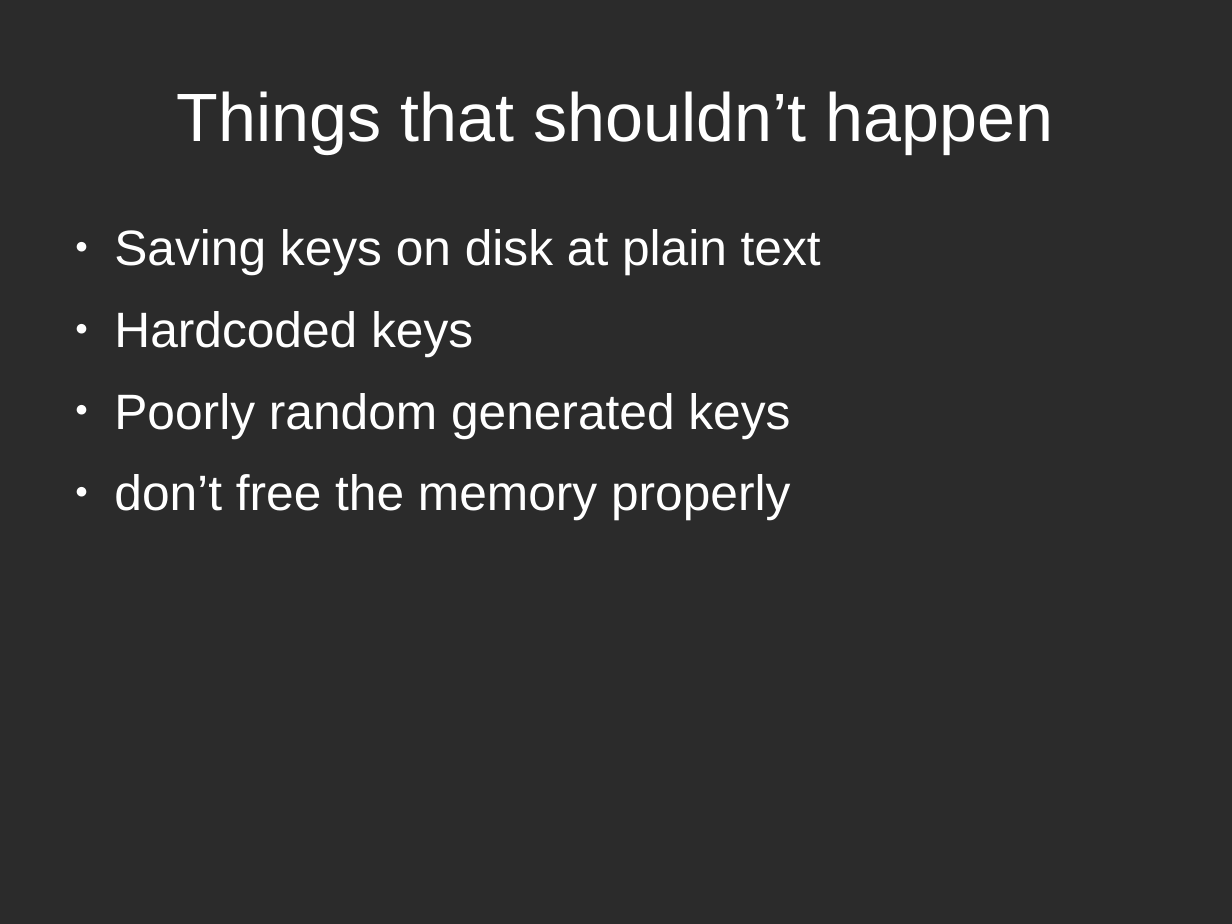
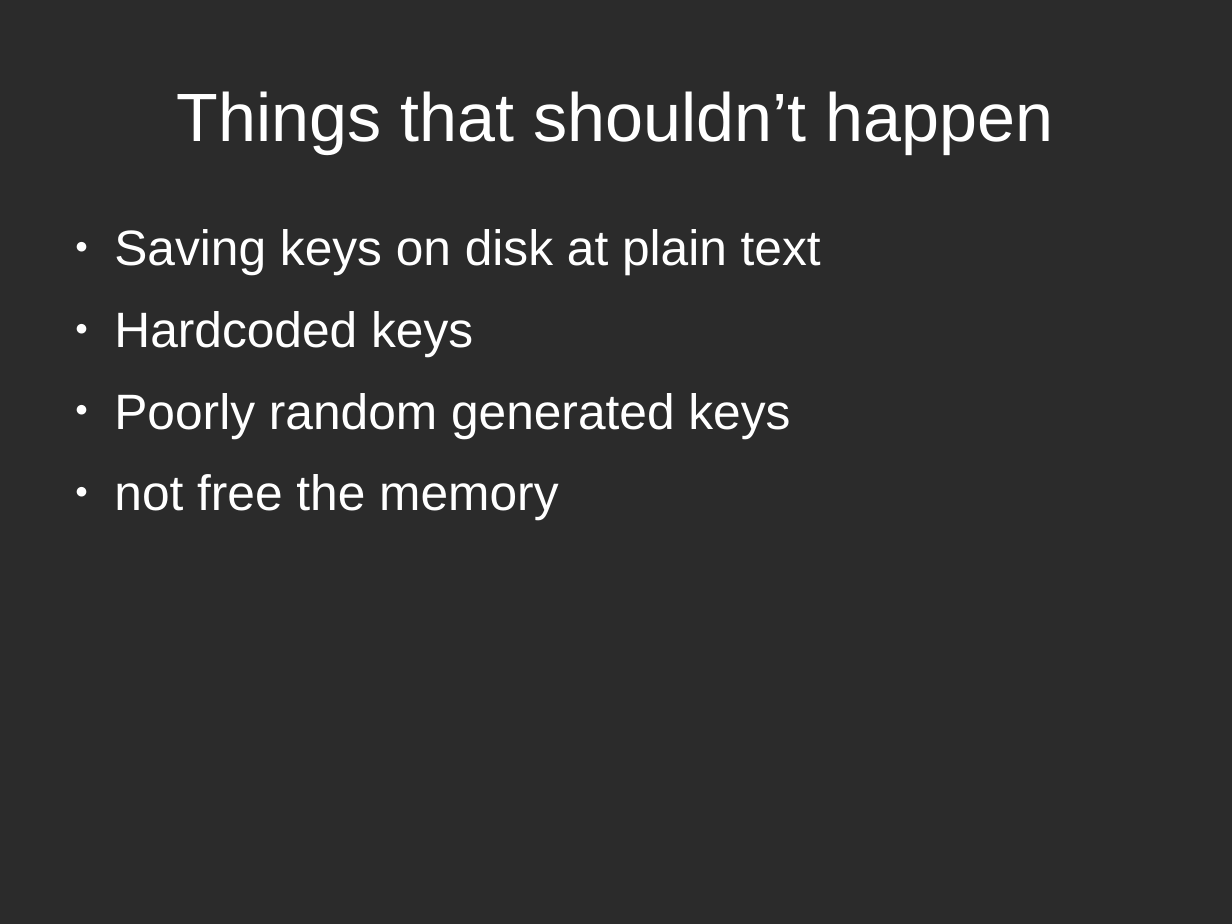
Before and after one commit to tarcisio-marinho/GonnaCry, a slide deck: slide 11 of Python/talk/na_beira_do_rio.odp (slide 8 before the commit). Drawn at 1232x924 pixels with LibreOffice and Linux fonts; fonts in the diff are those of the drawing; background and template pictures are left out; a plain dark background stands for a picture behind light text. Boxes give left, top, right and bottom in pixels: in the first picture for what was removed or moved away, otherwise in the second. Text is boxed around its words. In the diff, an @@ line names an element or a change of style, - is before the commit and + after.

Commit message:
update slide

```diff
--- a/Python/talk/na_beira_do_rio.odp
+++ b/Python/talk/na_beira_do_rio.odp
@@ text at (x1=114, y1=474, x2=558, y2=520): text changed @@
-● don’t free the memory properly
+● not free the memory
```
Also in this commit, not shown: 4 slides added.
